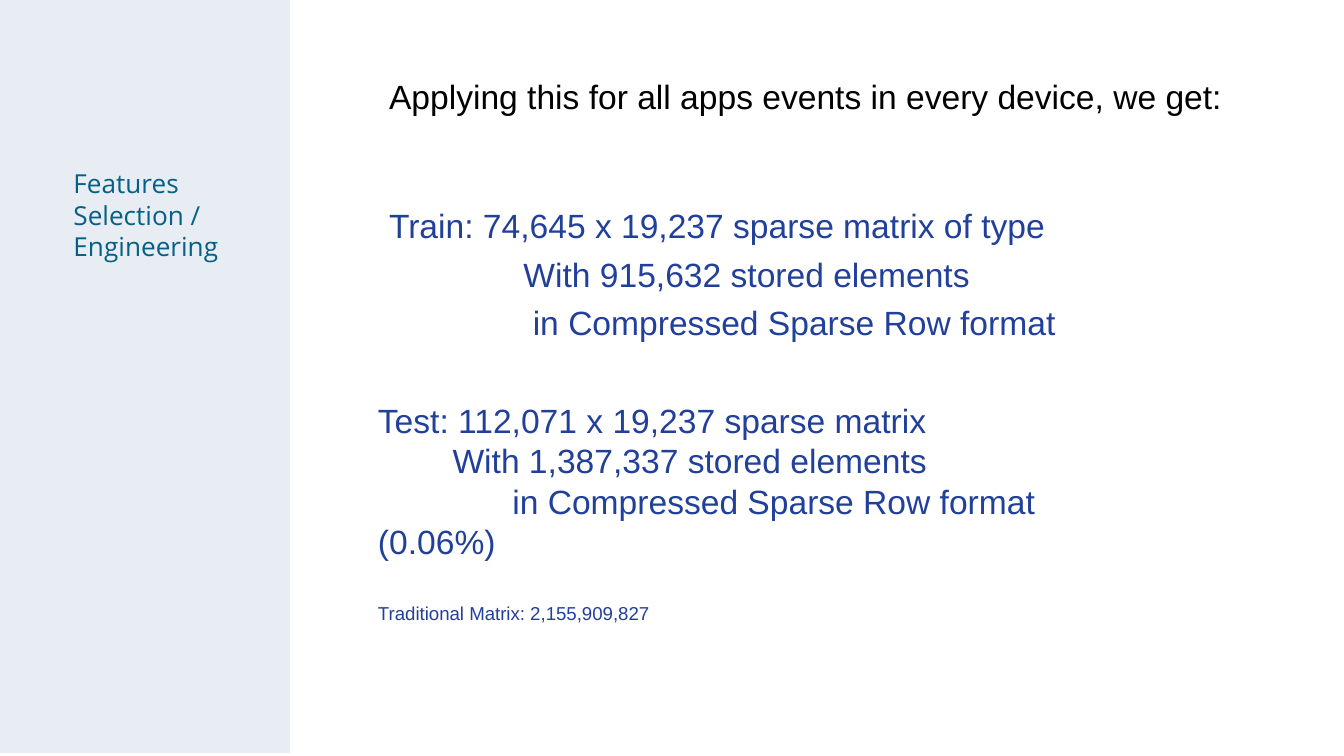
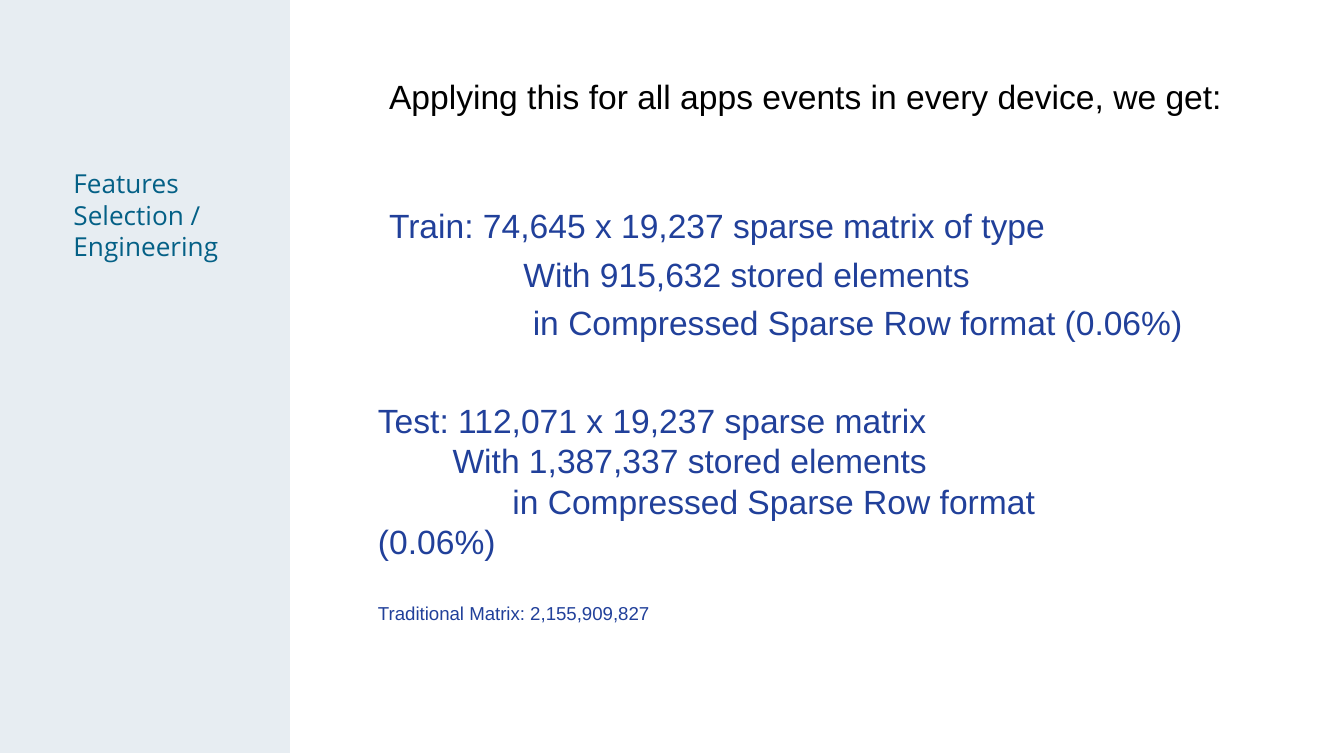
Before and after one commit to chechir/talking_data, a slide deck: slide 9 of brussels/deck_overview_detail.odp. Drawn at 1344x756 pixels with LibreOffice and Linux fonts; fonts in the diff are those of the drawing. Boxes give left, top, right and bottom in pixels: in the first picture for what was removed or moved away, otherwise in the second. Text is boxed around its words. In the diff, an @@ line names an element or a change of style, - is before the commit and + after.

```diff
--- a/brussels/deck_overview_detail.odp
+++ b/brussels/deck_overview_detail.odp
@@ text at (533, 310, 1183, 341): text changed @@
-in Compressed Sparse Row format
+in Compressed Sparse Row format (0.06%)
```
Also in this commit, not shown: 5 other slides changed.
